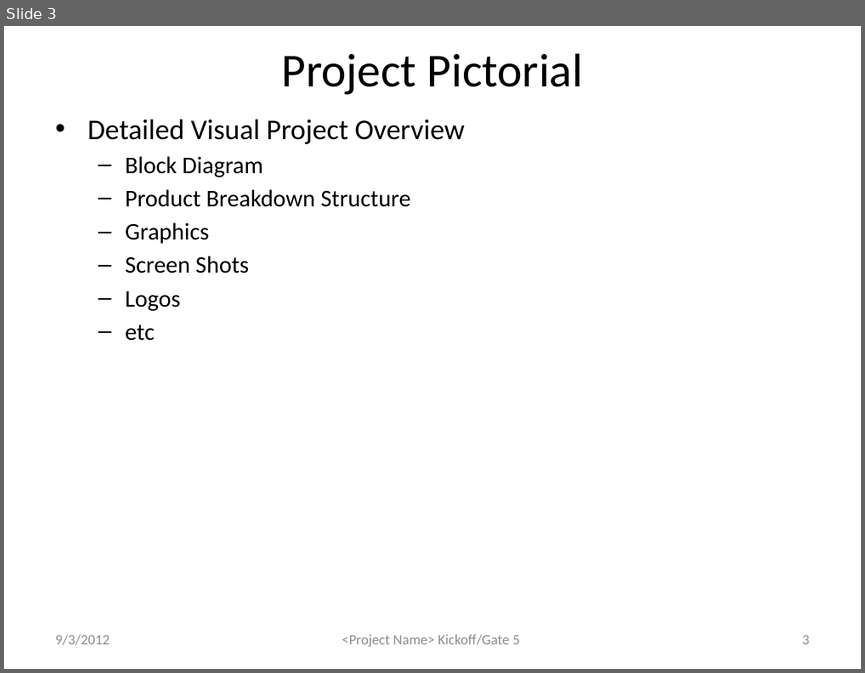
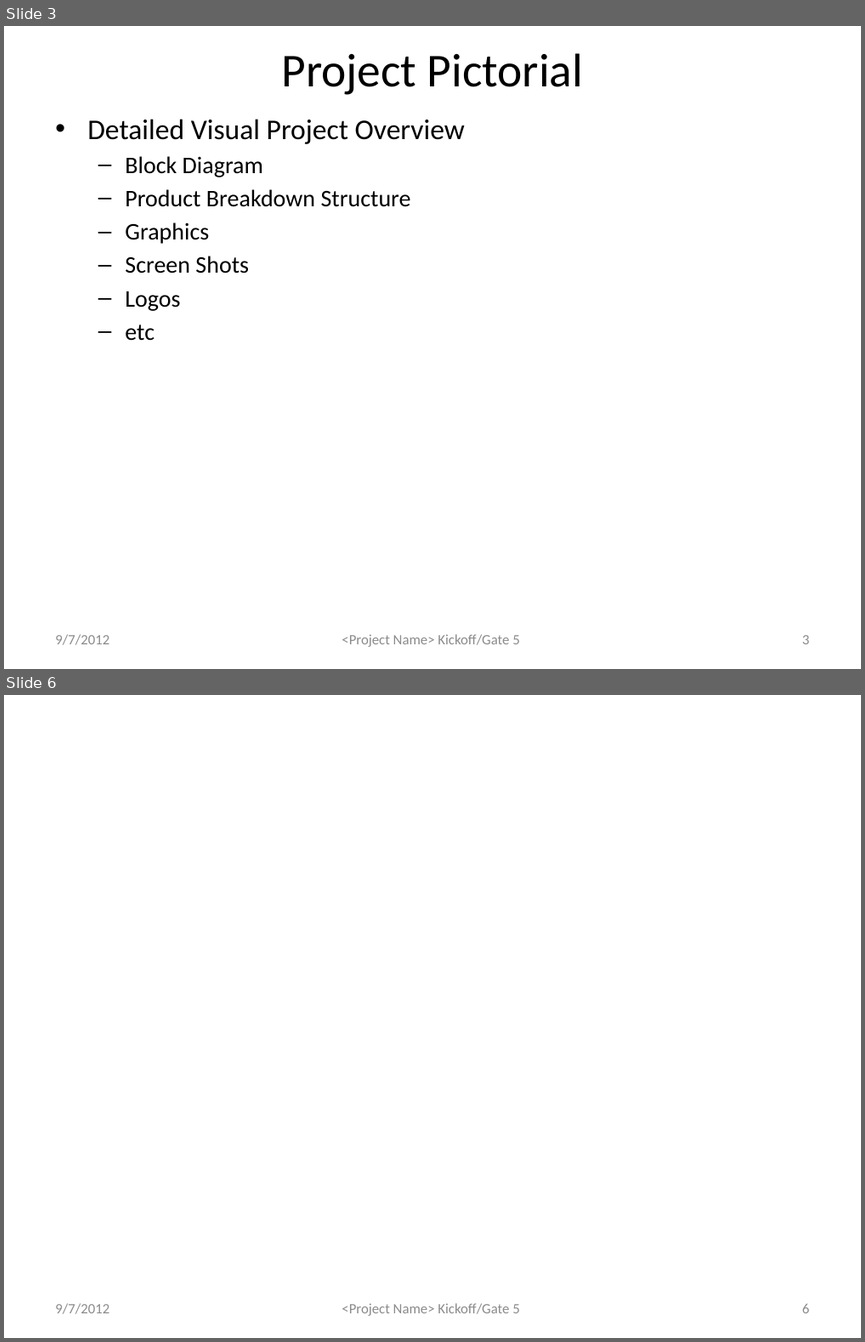
Before and after one commit to atniptw/Senior-Project, a slide deck: Documents/PowerPoints/Senior Design Project - Gate 5 1.0.pptx. Shown one above the other, each under a label of ours: slide 3 before the commit, slides 3 and 6 after it; the slides between them are not shown. The pictures are 865x673 and 865x1342 pixels, drawn with LibreOffice and Linux fonts; fonts in the diff are those of the drawing; background and template pictures are left out. Boxes give left, top, right and bottom in pixels: in the first picture for what was removed or moved away, otherwise in the second. Text is boxed around its words. In the diff, an @@ line names an element or a change of style, - is before the commit and + after.

```diff
--- a/Documents/PowerPoints/Senior Design Project - Gate 5 1.0.pptx
+++ b/Documents/PowerPoints/Senior Design Project - Gate 5 1.0.pptx
@@ slide 6 added at <box>4,695,861,1338</box>, background picture (left out); not listed: 1 template element that a slide beside it also shows @@
@@ text added at <box>55,1303,109,1314</box>, 12 pt, text #8C8C8C @@
+9/7/2012
@@ page number added at <box>802,1304,809,1313</box>, 12 pt, text #8C8C8C @@
+6
@@ slide 3 changed as well @@
@@ text at <box>55,634,109,645</box>: text changed @@
-9/3/2012
+9/7/2012
```
Also in this commit, not shown: 7 other slides changed, 2 other slides added, 6 other files.
